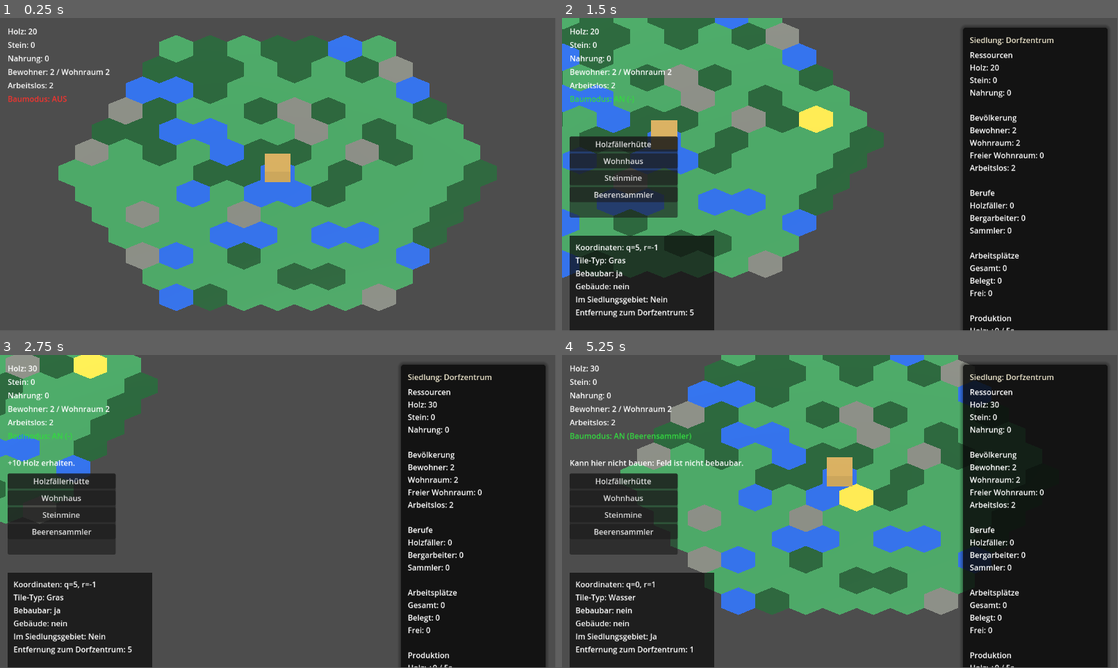
Above: before the commit, frames 1-4 (two rows, left to right).
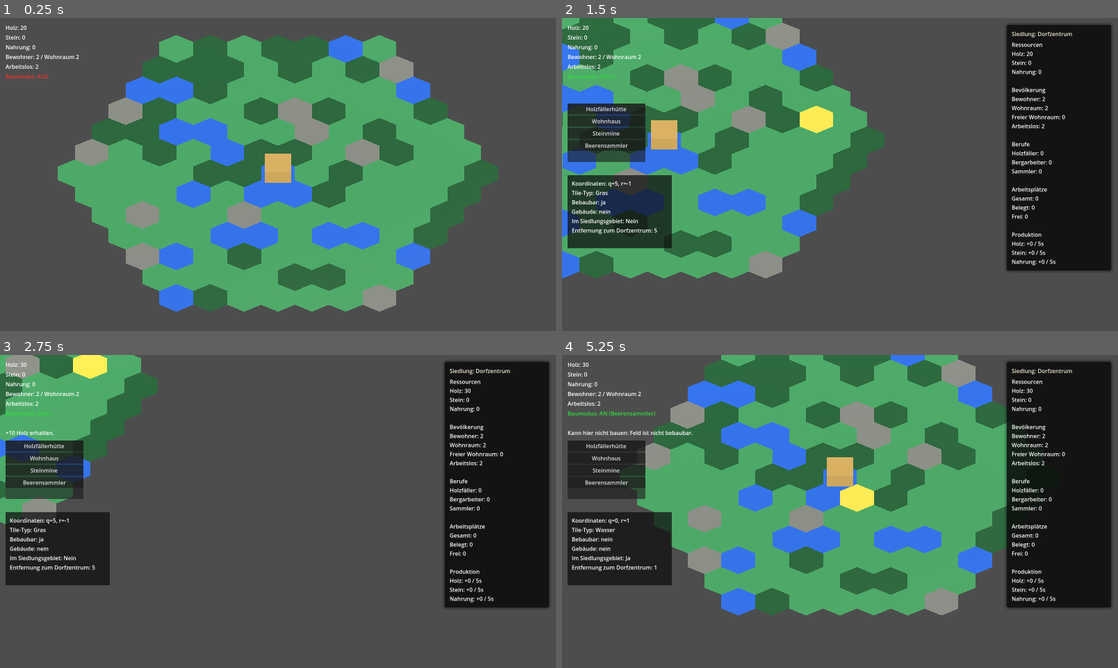
Above: after the commit, the same moments.

Repository: Ranu4922/CodexGame
Game: Godot game, scene res://scenes/Main.tscn
Two runs of this game, one before a commit and one after it. Both use one fixed random seed, a clock stepped at 60 frames per second and the inputs below.
Inputs (mouse positions are in pixels of both pictures, inside the frame that each line leads up to):
- Up to frame 1 (0.25 s): no input
- Up to frame 2 (1.5 s): tap Enter at 0.5 s; move the mouse to (962, 158) at 0.52 s; hold D 0.53-1.28 s; tap I at 0.6 s; click (962, 158) at 0.67 s; move the mouse to (728, 190) at 1.27 s; hold S from 1.28 s (still down); tap B at 1.35 s
- Up to frame 3 (2.75 s): move the mouse to (333, 442) at 2.02 s; release S at 2.03 s; hold D from 2.03 s (still down); tap R at 2.1 s
- Up to frame 4 (5.25 s): move the mouse to (812, 574) at 2.77 s; release D at 2.78 s; hold W 2.78-3.53 s; tap one key every 0.75 s from 2.85 s: 1 2 3 4; click (812, 574) at 2.92 s; move the mouse to (1006, 558) at 3.52 s; hold A 3.53-5.03 s; move the mouse to (673, 464) at 4.27 s; move the mouse to (867, 511) at 5.02 s; hold S from 5.03 s (still down); click (867, 511) at 5.17 s
In our replay, the window is 799x449 before the commit and 800x450 after it. These sizes can differ from the game's own. Grey fills any space a smaller window leaves; there, only what the larger window draws over its background counts as a difference.

The runs differ from the first frame. In frame 1, 1.8% of the frame differs, in the area x 1-90%, y 2-94%; in frame 2, 27%; in frame 3, 26%; in frame 4, 27%, in the area x 1-99%, y 0-100%.

Commit message:
Set default window size

Diff:
--- a/project.godot
+++ b/project.godot
@@ -13,3 +13,10 @@
 config/name="Hex Survival MVP"
 run/main_scene="res://scenes/Main.tscn"
 config/features=PackedStringArray("4.2")
+
+[display]
+
+window/size/viewport_width=1600
+window/size/viewport_height=900
+window/size/mode=0
+window/size/initial_position_type=1
